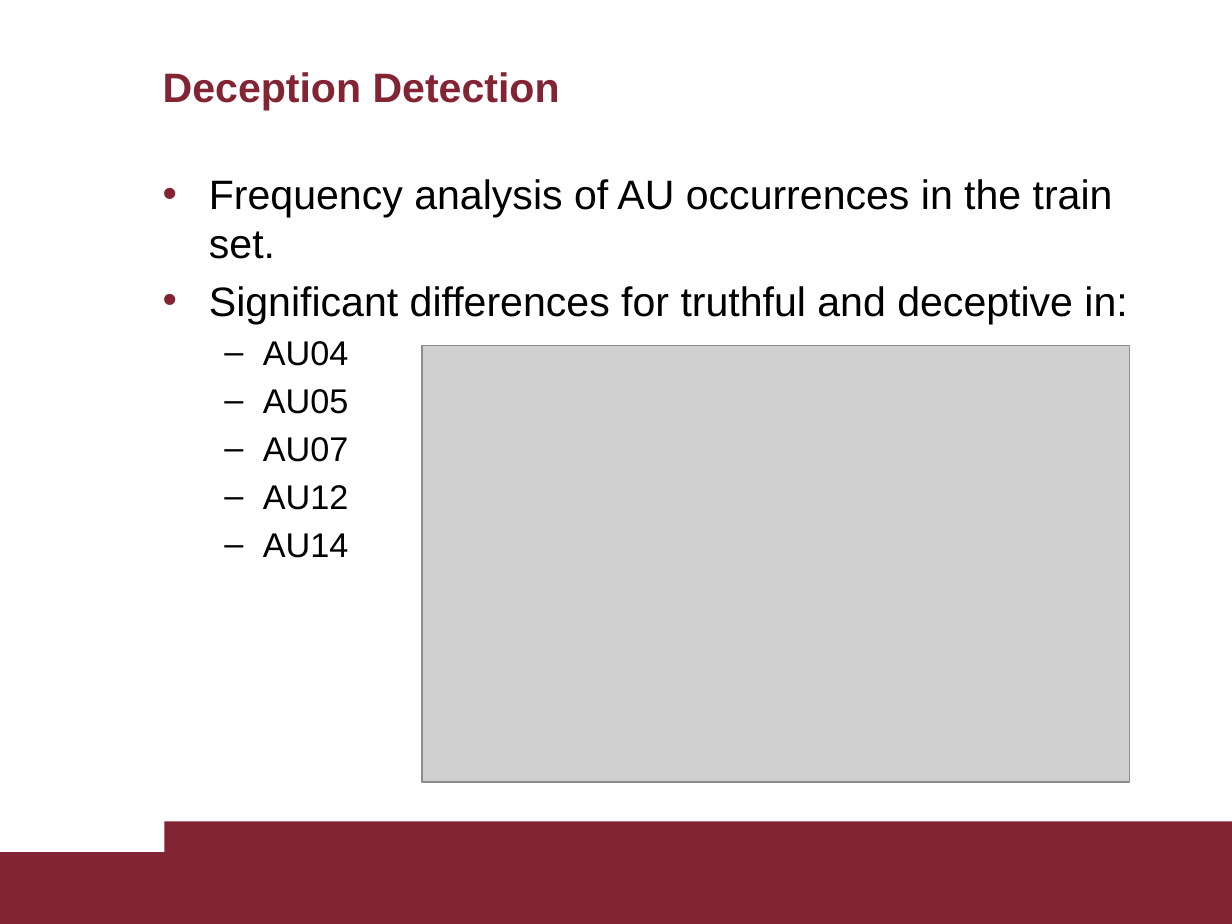
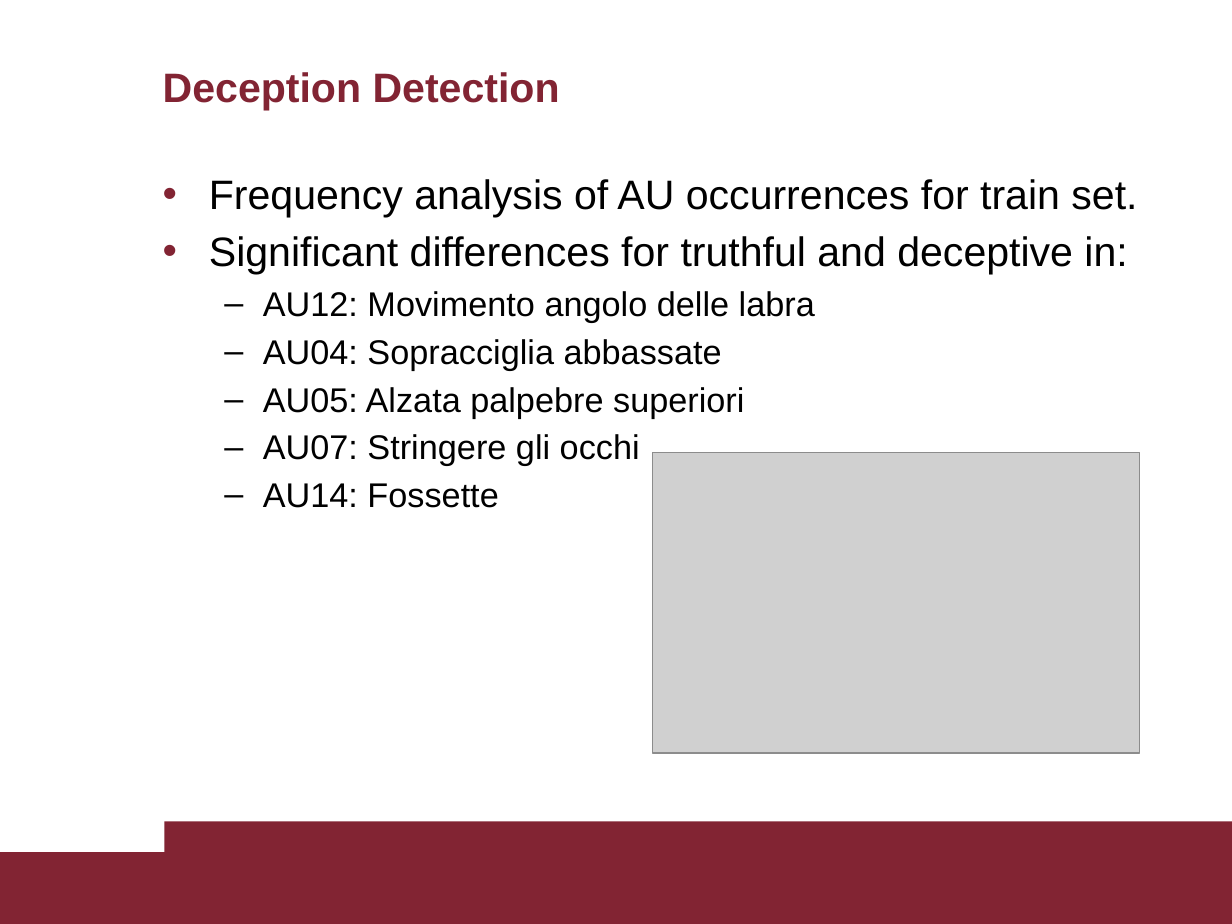
Before and after one commit to AscaL/thesis, a slide deck: slide 19 of Tesi Emanuele Orfanelli 1383726.pptx (slide 20 before the commit). Drawn at 1232x924 pixels with LibreOffice and Linux fonts; fonts in the diff are those of the drawing; grey boxes stand for pictures. Boxes give left, top, right and bottom in pixels: in the first picture for what was removed or moved away, otherwise in the second. Text is boxed around its words. In the diff, an @@ line names an element or a change of style, - is before the commit and + after.

```diff
--- a/Tesi Emanuele Orfanelli 1383726.pptx
+++ b/Tesi Emanuele Orfanelli 1383726.pptx
@@ text at <box>209,179,1137,217</box>: text changed @@
-• Frequency analysis of AU occurrences in the train set.
+• Frequency analysis of AU occurrences for train set.
@@ text at <box>263,291,815,508</box>: text changed @@
-  – AU04
-  – AU05
-  – AU07
-  – AU12
-  – AU14
+  – AU12: Movimento angolo delle labra
+  – AU04: Sopracciglia abbassate
+  – AU05: Alzata palpebre superiori
+  – AU07: Stringere gli occhi
+  – AU14: Fossette
@@ picture: place and size @@
-picture at <box>423,346,1130,782</box>
+picture at <box>652,452,1140,753</box>
```
Also in this commit, not shown: 23 other slides changed, 2 slides removed.
